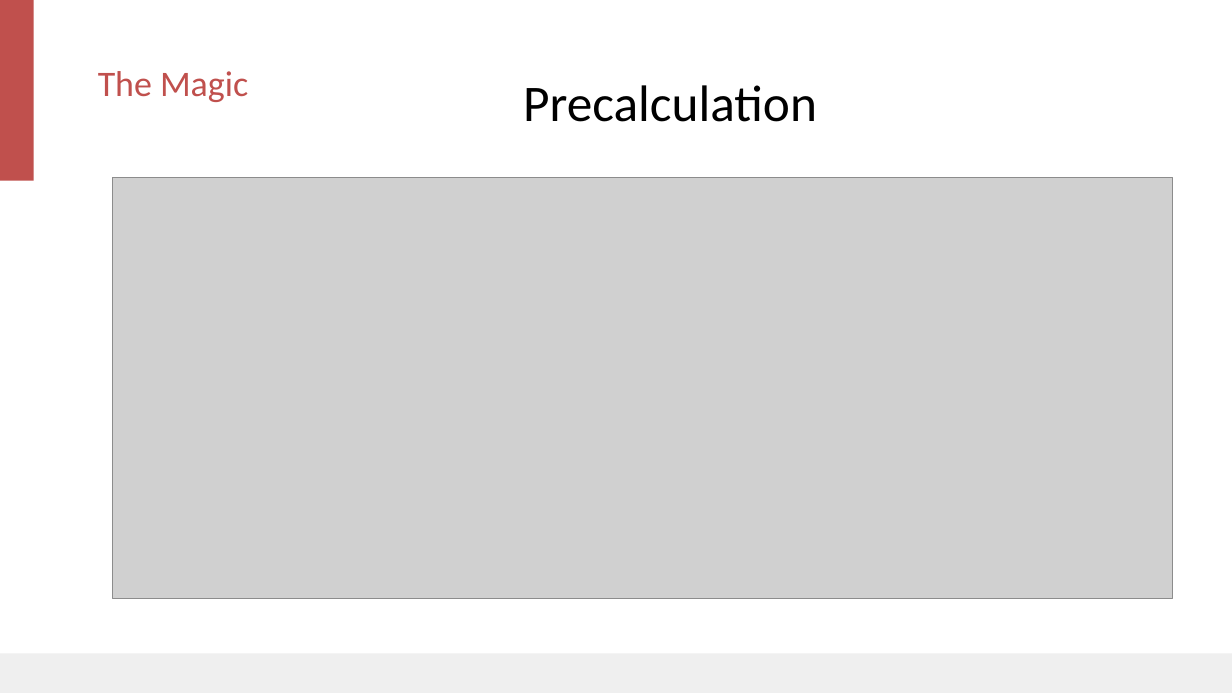
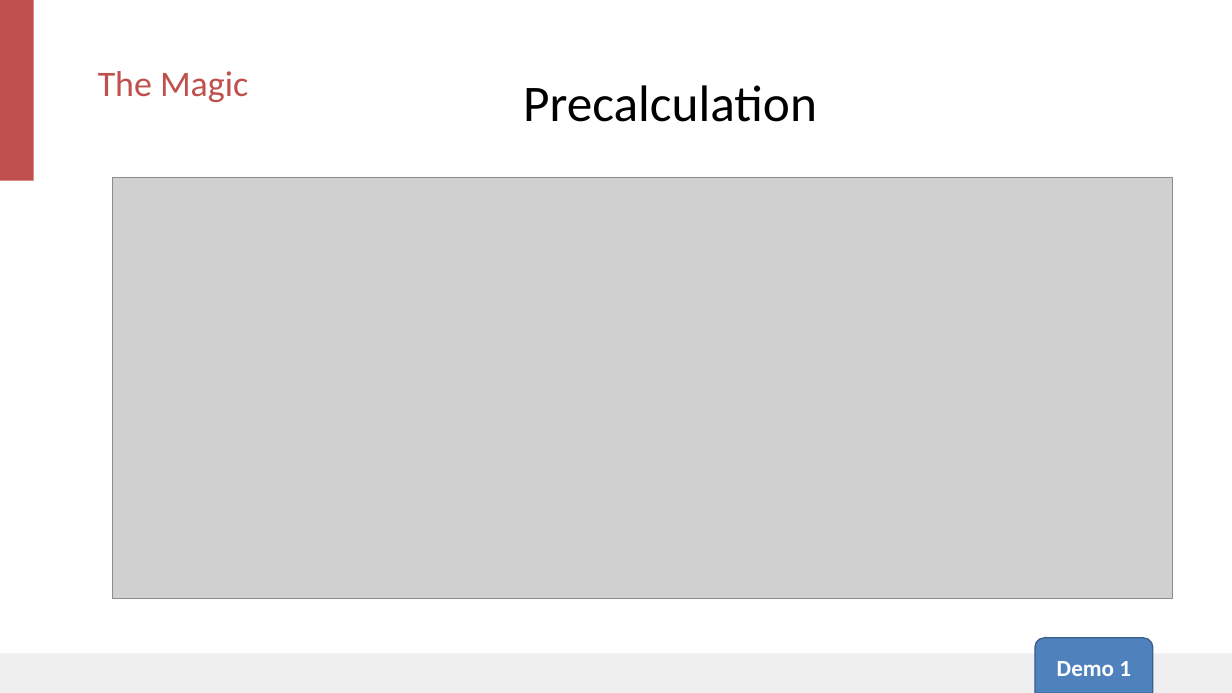
Before and after one commit to albertoRamon/Kylin, a slide deck: slide 6 of KylinMeetupMadrid/Apache Kylin Intro - Alb.pptx. Drawn at 1232x693 pixels with LibreOffice and Linux fonts; fonts in the diff are those of the drawing; grey boxes stand for pictures; background and template pictures are left out. Boxes give left, top, right and bottom in pixels: in the first picture for what was removed or moved away, otherwise in the second. Text is boxed around its words. In the diff, an @@ line names an element or a change of style, - is before the commit and + after.

```diff
--- a/KylinMeetupMadrid/Apache Kylin Intro - Alb.pptx
+++ b/KylinMeetupMadrid/Apache Kylin Intro - Alb.pptx
@@ round same rect added at [1035, 638, 1153, 693], fill #4F81BD, outline #3A5F8C 1 pt, 18 pt, text #FFFFFF, bold @@
+Demo 1
```
Also in this commit, not shown: 1 other slide changed.
